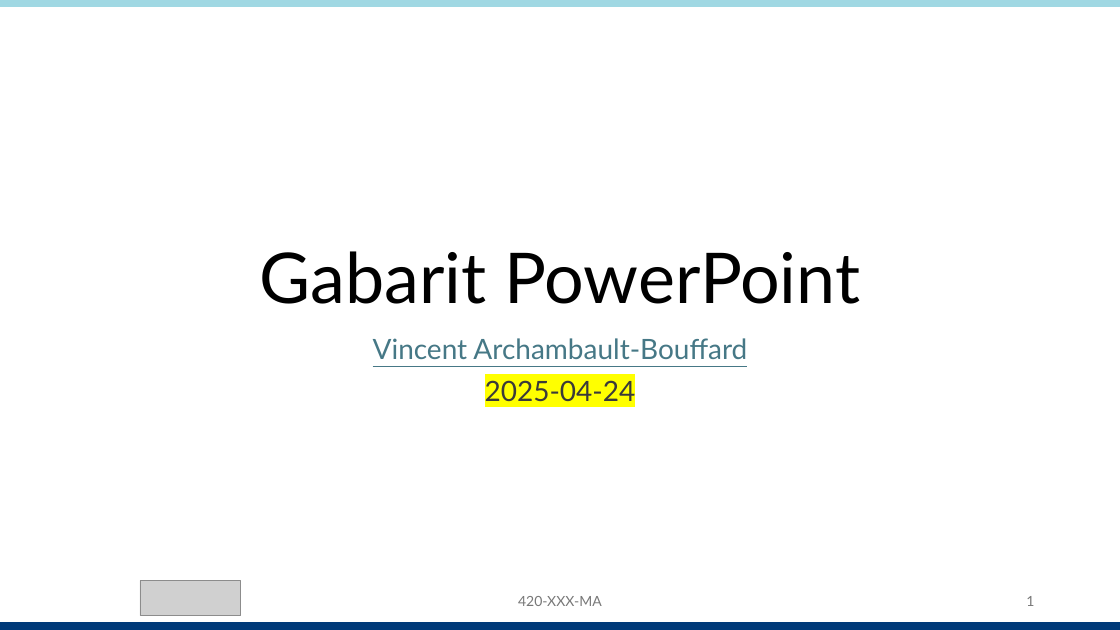
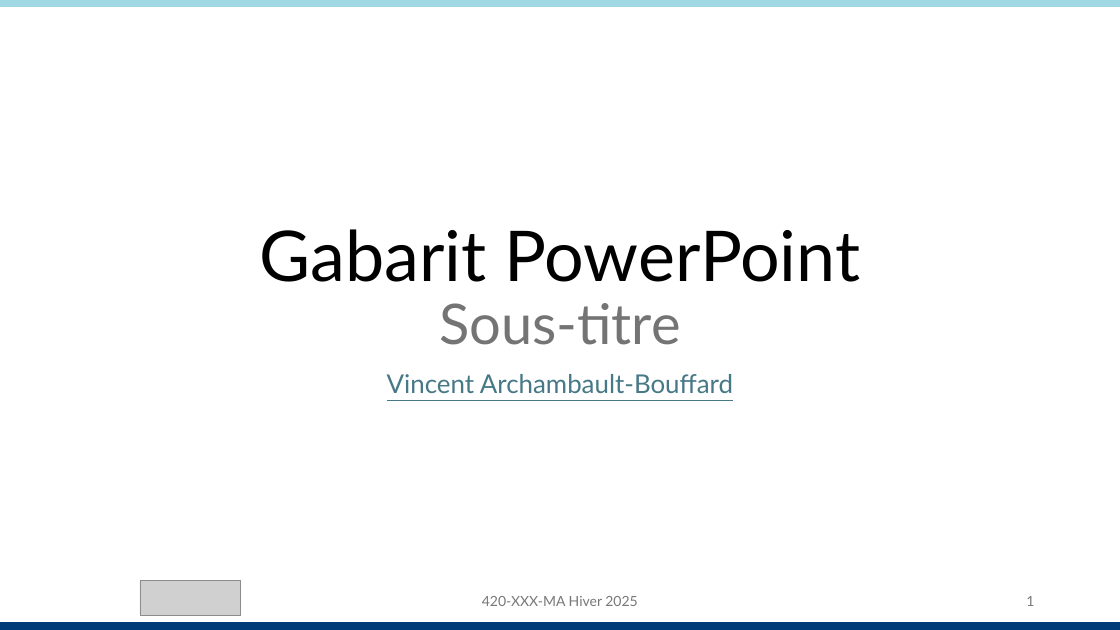
Before and after one commit to archambaultv-prof/les-scripts-du-dernier-recours, a slide deck: slide 1 of gabarits/power_point/Présentation.pptx. Drawn at 1120x630 pixels with LibreOffice and Linux fonts; fonts in the diff are those of the drawing; grey boxes stand for pictures; background and template pictures are left out. Boxes give left, top, right and bottom in pixels: in the first picture for what was removed or moved away, otherwise in the second. Text is boxed around its words. In the diff, an @@ line names an element or a change of style, - is before the commit and + after.

Commit message:
Mise à jour de la présentation PowerPoint
Ajout d'un sous-titre à la diapositive 1
Ajout de la session au pied de page

```diff
--- a/gabarits/power_point/Présentation.pptx
+++ b/gabarits/power_point/Présentation.pptx
@@ title "Gabarit PowerPoint Sous-titre" at bbox=[259, 229, 860, 345]: vertical alignment bottom to middle @@
@@ title at bbox=[259, 229, 860, 345]: text changed @@
-Gabarit PowerPoint
+Gabarit PowerPoint
+Sous-titre
@@ subtitle "Vincent Archambault-Bouffard": place and size @@
-subtitle "Vincent Archambault-Bouffard" at bbox=[373, 338, 747, 407]
+subtitle "Vincent Archambault-Bouffard" at bbox=[387, 374, 733, 393]
@@ subtitle "Vincent Archambault-Bouffard" at bbox=[387, 374, 733, 393]: size 24 to 22.2 pt; line spacing 0.9 to 0.8; vertical alignment top to middle @@
@@ subtitle at bbox=[485, 377, 636, 407]: paragraph removed @@
-2025-04-24
@@ text at bbox=[482, 596, 637, 606]: text changed @@
-420-XXX-MA
+420-XXX-MA Hiver 2025
```
Also in this commit, not shown: 2 other slides changed.
